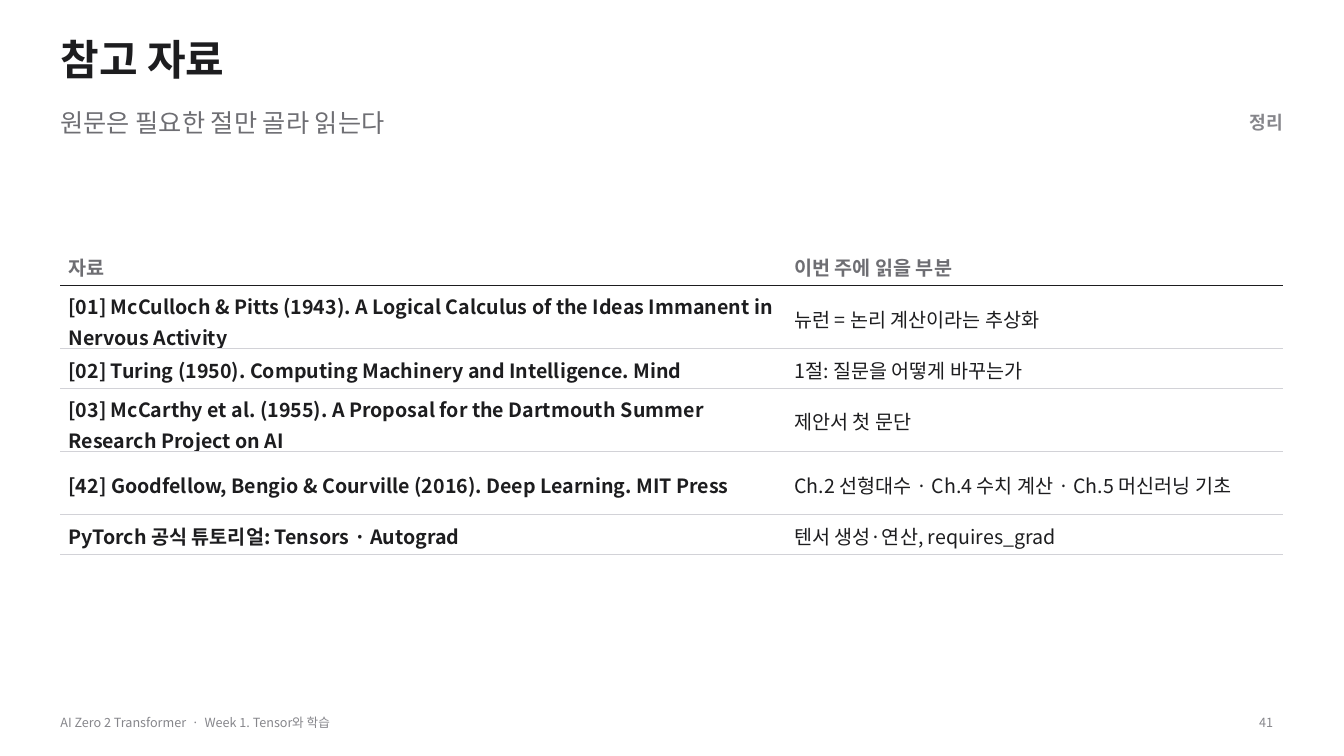
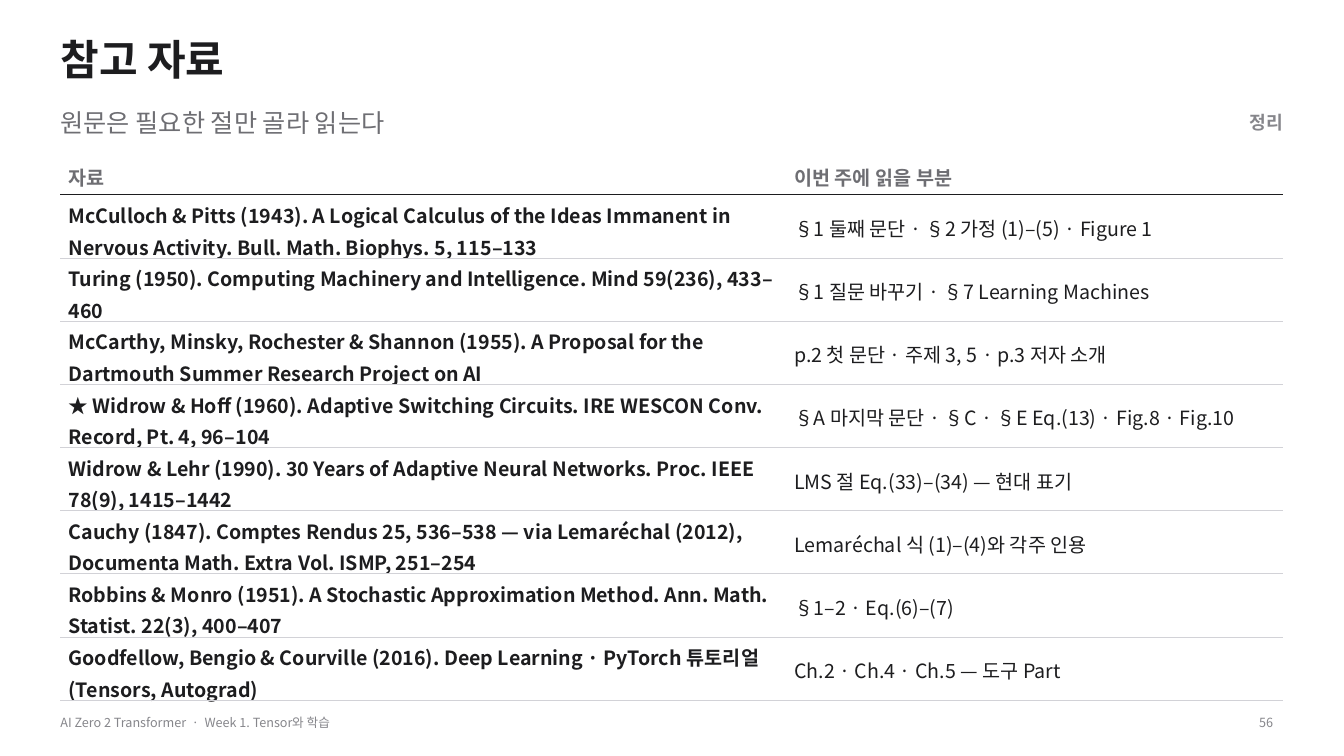
Before and after one commit to myunhh/AI-Zero-2-Transformers, a slide deck: slide 56 of lectures/week01_tensor_and_learning.pptx (slide 41 before the commit). Drawn at 1344x756 pixels with LibreOffice and Linux fonts; fonts in the diff are those of the drawing. Boxes give left, top, right and bottom in pixels: in the first picture for what was removed or moved away, otherwise in the second. Text is boxed around its words. In the diff, an @@ line names an element or a change of style, - is before the commit and + after.

```diff
--- a/lectures/week01_tensor_and_learning.pptx
+++ b/lectures/week01_tensor_and_learning.pptx
@@ table at (x1=60, y1=155, x2=1284, y2=706) @@
-row 2: [01] McCulloch & Pitts (1943). A Logical Calculus of the Ideas Immanent in Nervous Activity | 뉴런 = 논리 계산이라는 추상화
-row 3: [02] Turing (1950). Computing Machinery and Intelligence. Mind | 1절: 질문을 어떻게 바꾸는가
-row 4: [03] McCarthy et al. (1955). A Proposal for the Dartmouth Summer Research Project on AI | 제안서 첫 문단
-row 5: [42] Goodfellow, Bengio & Courville (2016). Deep Learning. MIT Press | Ch.2 선형대수 · Ch.4 수치 계산 · Ch.5 머신러닝 기초
-row 6: PyTorch 공식 튜토리얼: Tensors · Autograd | 텐서 생성·연산, requires_grad
+row 2: McCulloch & Pitts (1943). A Logical Calculus of the Ideas Immanent in Nervous Activity. Bull. Math. Biophys. 5, 115–133 | §1 둘째 문단 · §2 가정 (1)–(5) · Figure 1
+row 3: Turing (1950). Computing Machinery and Intelligence. Mind 59(236), 433–460 | §1 질문 바꾸기 · §7 Learning Machines
+row 4: McCarthy, Minsky, Rochester & Shannon (1955). A Proposal for the Dartmouth Summer Research Project on AI | p.2 첫 문단 · 주제 3, 5 · p.3 저자 소개
+row 5: ★ Widrow & Hoff (1960). Adaptive Switching Circuits. IRE WESCON Conv. Record, Pt. 4, 96–104 | §A 마지막 문단 · §C · §E Eq.(13) · Fig.8 · Fig.10
+row 6: Widrow & Lehr (1990). 30 Years of Adaptive Neural Networks. Proc. IEEE 78(9), 1415–1442 | LMS 절 Eq.(33)–(34) — 현대 표기
+row 7: Cauchy (1847). Comptes Rendus 25, 536–538 — via Lemaréchal (2012), Documenta Math. Extra Vol. ISMP, 251–254 | Lemaréchal 식 (1)–(4)와 각주 인용
+row 8: Robbins & Monro (1951). A Stochastic Approximation Method. Ann. Math. Statist. 22(3), 400–407 | §1–2 · Eq.(6)–(7)
+row 9: Goodfellow, Bengio & Courville (2016). Deep Learning · PyTorch 튜토리얼 (Tensors, Autograd) | Ch.2 · Ch.4 · Ch.5 — 도구 Part
@@ table resized from (x1=60, y1=246, x2=1284, y2=555) to (x1=60, y1=155, x2=1284, y2=706) @@
@@ page number at (x1=1259, y1=717, x2=1273, y2=727): text changed @@
-41
+56
```
Also in this commit, not shown: 28 other slides changed, 25 slides added, 10 slides removed, 3 other files.
